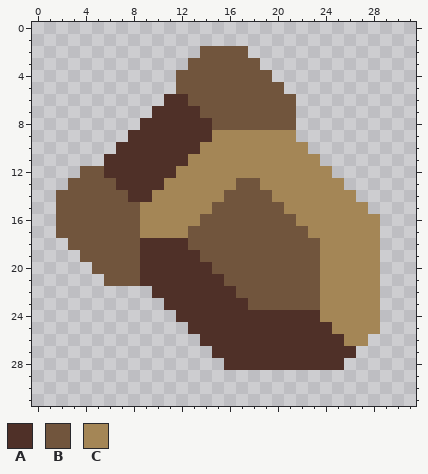
Two states of a pixel-art sprite, assets/sprites/hearth/armatine.png. Above, as it was before the edit.
The file is 32x32 pixels.
Palette (. is transparent): A #4f3028  B #71553d  C #a48656
Pixels before, first column x 2:
 2 ............BBBB...........
 3 ...........BBBBBB..........
 4 ..........BBBBBBBB.........
 5 ..........BBBBBBBBB........
 6 .........AABBBBBBBBB.......
 7 ........AAAABBBBBBBB.......
 8 .......AAAAAABBBBBBB.......
 9 ......AAAAAAACCCCCCC.......
10 .....AAAAAAACCCCCCCCC......
11 ....AAAAAAACCCCCCCCCCC.....
12 ..BBAAAAAACCCCCCCCCCCCC....
13 .BBBBAAAACCCCCCBBCCCCCCC...
14 BBBBBBAACCCCCCBBBBCCCCCCC..
15 BBBBBBBCCCCCCBBBBBBCCCCCCC.
16 BBBBBBBCCCCCBBBBBBBBCCCCCCC
17 BBBBBBBCCCCBBBBBBBBBBCCCCCC
18 .BBBBBBAAAABBBBBBBBBBBCCCCC
19 ..BBBBBAAAAABBBBBBBBBBCCCCC
20 ...BBBBAAAAAABBBBBBBBBCCCCC
21 ....BBBAAAAAAABBBBBBBBCCCCC
22 ........AAAAAAABBBBBBBCCCCC
23 .........AAAAAAABBBBBBCCCCC
24 ..........AAAAAAAAAAAACCCCC
25 ...........AAAAAAAAAAAACCCC
26 ............AAAAAAAAAAAACC.
27 .............AAAAAAAAAAAA..
28 ..............AAAAAAAAAA...
And afterwards:
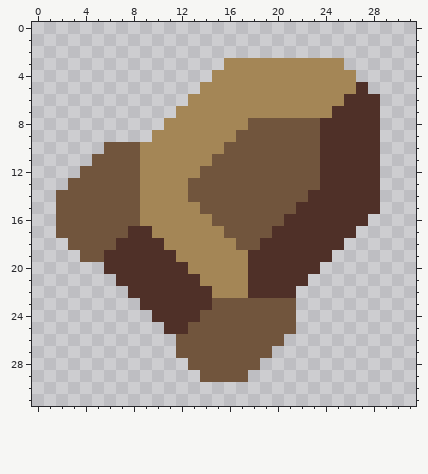
Edits made:
Changed rows in their new state; - is an unchanged pixel.
first column x 5:
 2 ---------....-----------
 3 --------...CCCCCCCCCC---
 4 -------...CCCCCCCCCCCC--
 5 -------..CCCCCCCCCCCCCA-
 6 ------..CCCCCCCCCCCCCAAA
 7 -----..CCCCCCCCCCCCCAAAA
 8 ----..CCCCCCC----BBAAAAA
 9 ---..CCCCC--BBBBBBBAAAAA
10 -BBBCCCCC--BBBBBBBBAAAAA
11 BBBBCCCC--BBBBBBBBBAAAAA
12 -BBBCCC--BBBBBBBBBBAAAAA
13 --BBCC--BBBB--BBBBBAAAAA
14 ---BC---BBB----BBBAAAAAA
15 ---------B------BAAAAAAA
16 ---------C------AAAAAAA.
17 ---AA---CCC----AAAAAAA..
18 --AA--CCCCCC--AAAAAAA...
19 -AAA---CCCCCCAAAAAAA....
20 .AAA----CCCCCAAAAAA.....
21 -.AA-----CCCCAAAAA......
22 ---AA-----CCCAAAA.......
23 ----AA----BBB----.......
24 -----AA--BBBBBBBB.......
25 ------AABBBBBBBBB.......
26 -------BBBBBBBBB.......-
27 -------BBBBBBBB.......--
28 --------BBBBBB.......---
29 ---------BBBB-----------
Where, in picture pixels (left, top, right, bottom), the same in both pictures:
changed: (92, 46, 380, 382)
